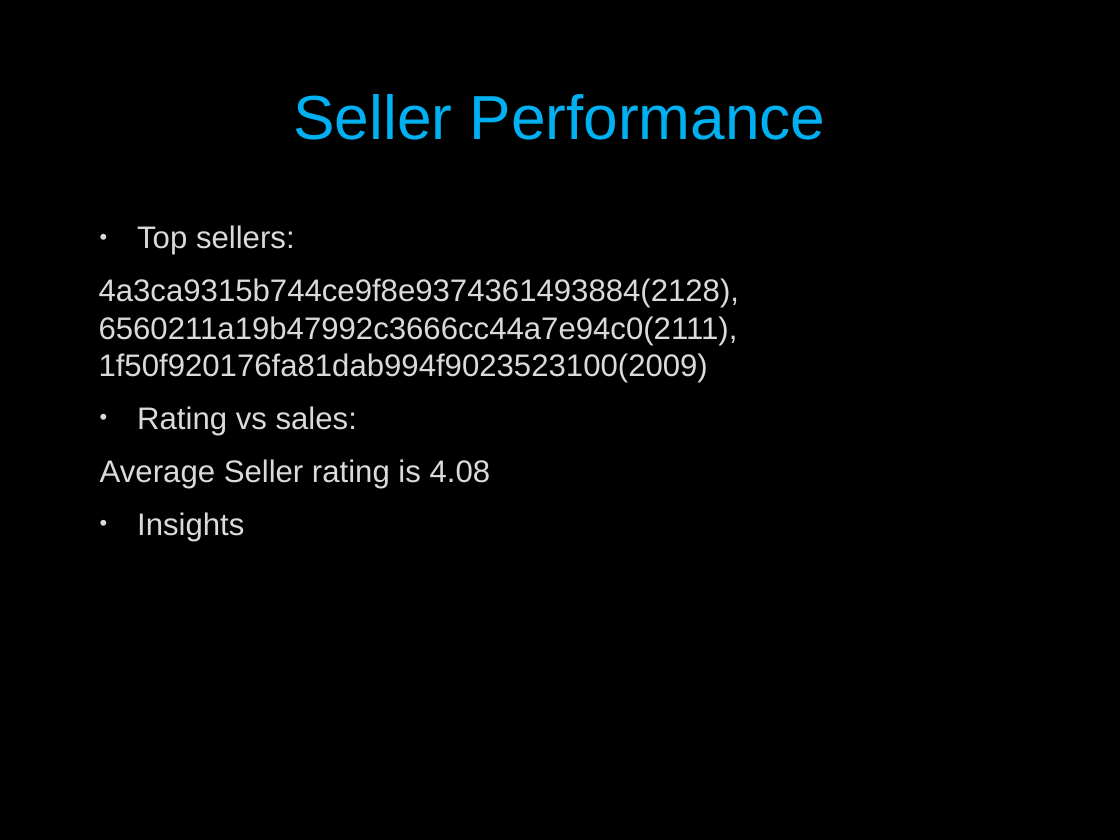
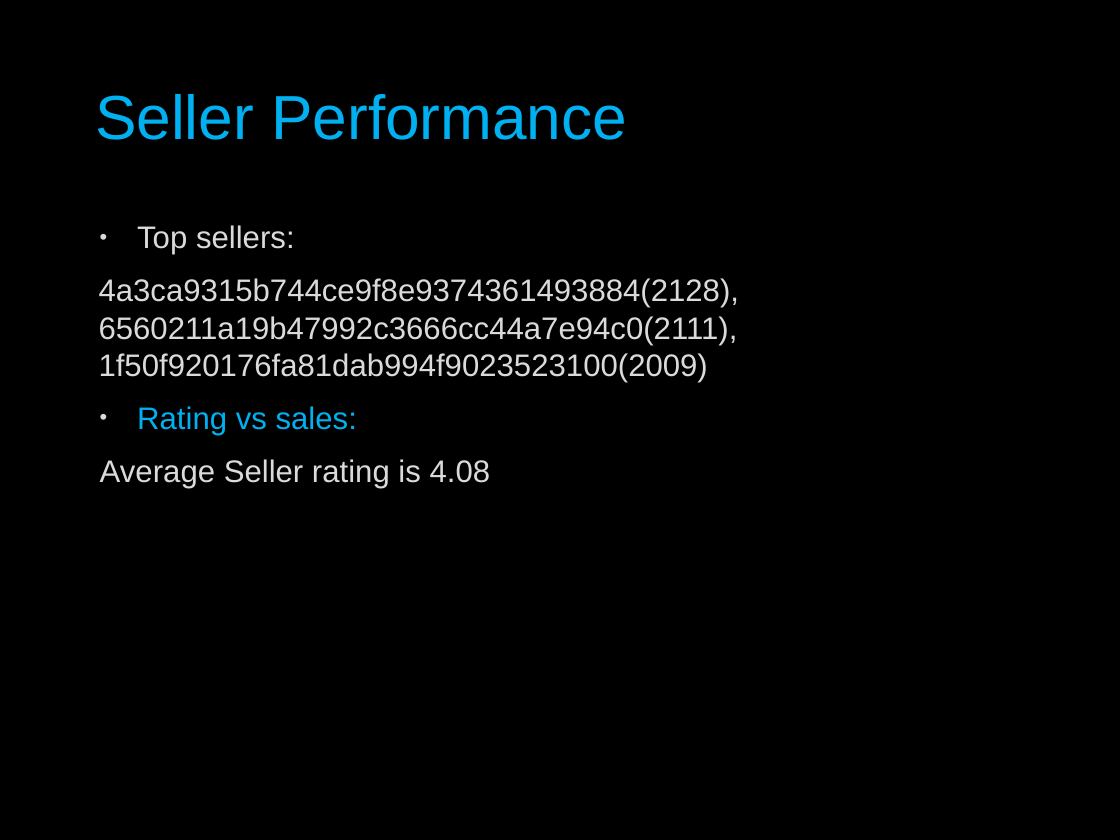
Before and after one commit to AlokYadav310703/Olist-Product-Sales-Analysis, a slide deck: slide 9 of presentation/Project Overview.pptx. Drawn at 1120x840 pixels with LibreOffice and Linux fonts; fonts in the diff are those of the drawing; background and template pictures are left out. Boxes give left, top, right and bottom in pixels: in the first picture for what was removed or moved away, otherwise in the second. Text is boxed around its words. In the diff, an @@ line names an element or a change of style, - is before the commit and + after.

```diff
--- a/presentation/Project Overview.pptx
+++ b/presentation/Project Overview.pptx
@@ title "Seller Performance" at (95, 94, 627, 140): alignment centre to left @@
@@ text at (137, 406, 357, 435): text colour #DADADA to #00B0F0 in "Rating vs sales:" @@
@@ text at (137, 512, 244, 541): paragraph removed @@
-• Insights
```
Also in this commit, not shown: 10 other slides changed, 3 slides added, 4 other files.
